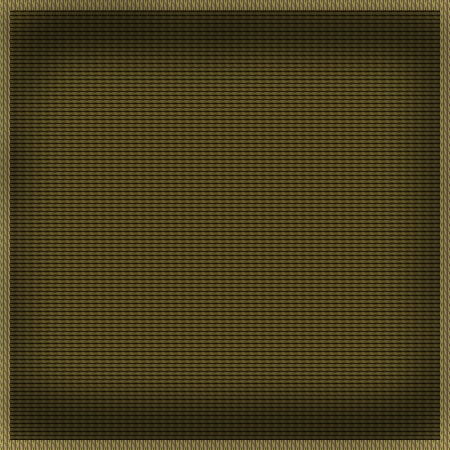
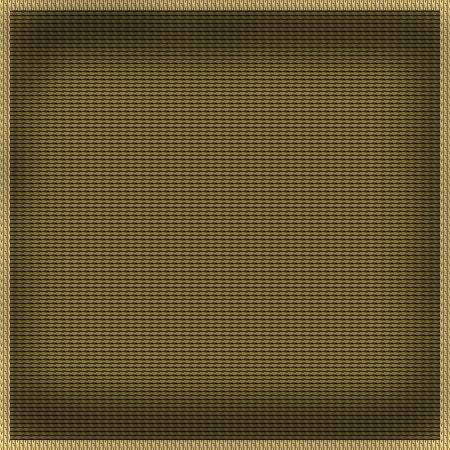
Before/after of a 450×450 layered artwork. What changed in the layer stack:
pixels changed over [0, 0, 450, 450] (layer not identified)
